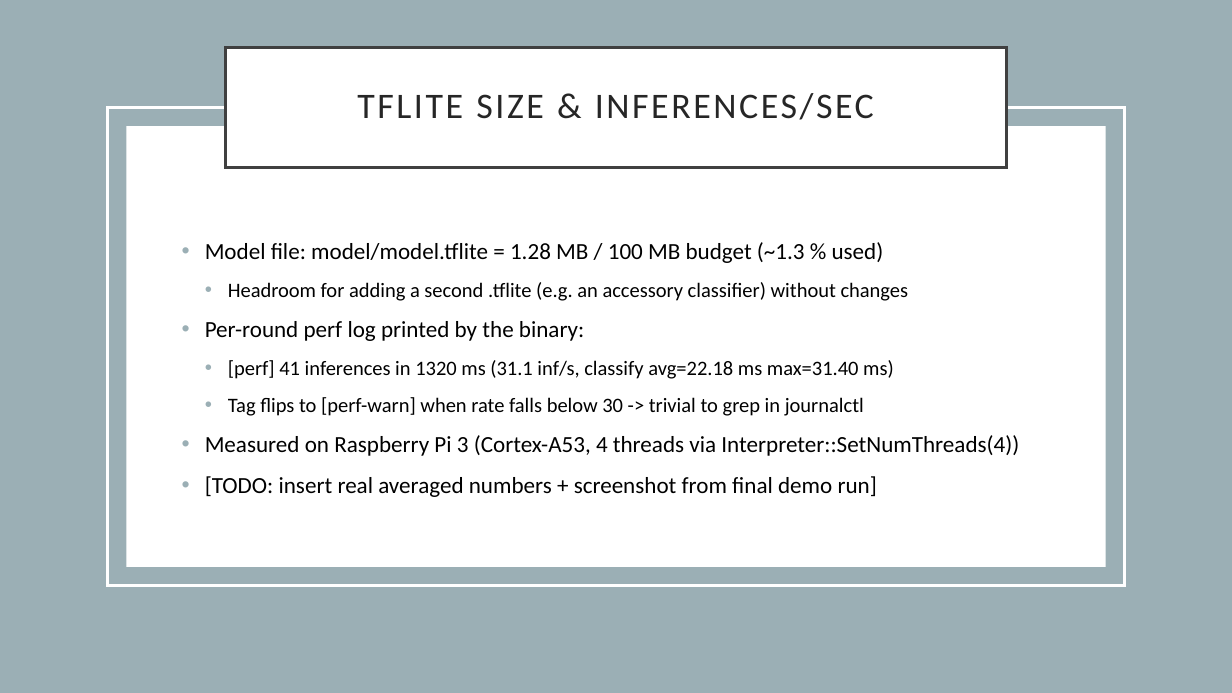
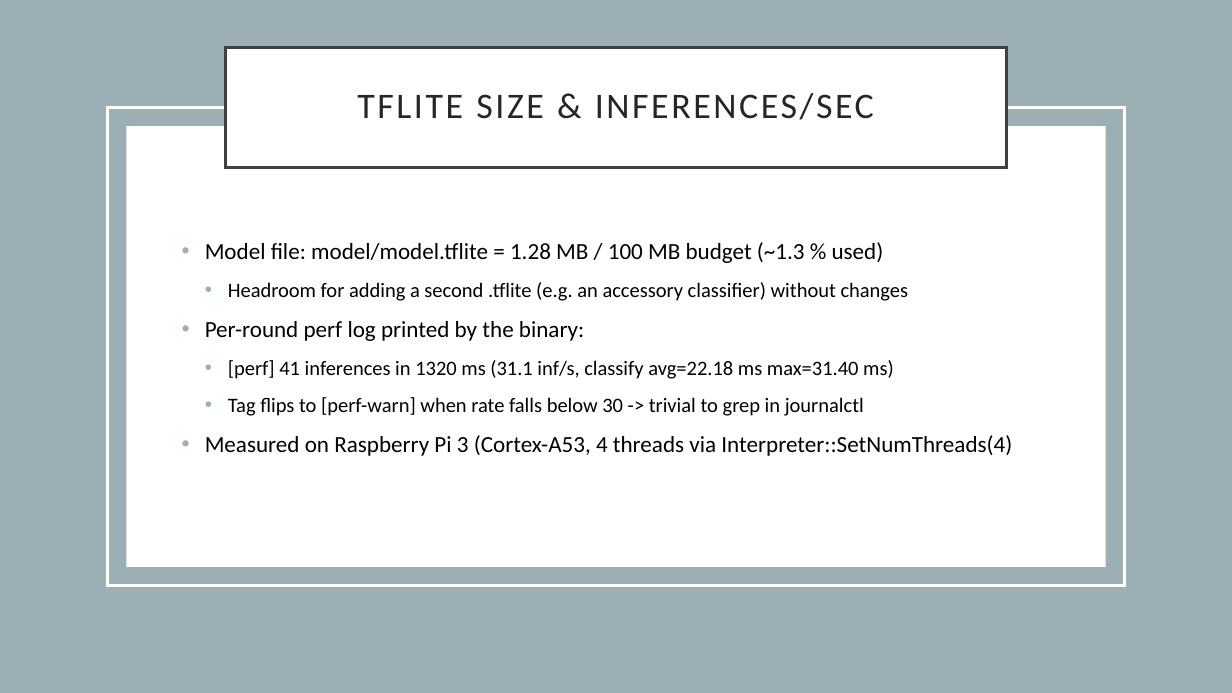
Before and after one commit to andreasranzmaier/EAI_Rock_Paper_Lose, a slide deck: slide 9 of presentation.pptx (slide 8 before the commit). Drawn at 1232x693 pixels with LibreOffice and Linux fonts; fonts in the diff are those of the drawing. Boxes give left, top, right and bottom in pixels: in the first picture for what was removed or moved away, otherwise in the second. Text is boxed around its words. In the diff, an @@ line names an element or a change of style, - is before the commit and + after.

```diff
--- a/presentation.pptx
+++ b/presentation.pptx
@@ text at (205,435,1012,456): text changed @@
-• Measured on Raspberry Pi 3 (Cortex-A53, 4 threads via Interpreter::SetNumThreads(4))
-• [TODO: insert real averaged numbers + screenshot from final demo run]
+• Measured on Raspberry Pi 3 (Cortex-A53, 4 threads via Interpreter::SetNumThreads(4)
```
Also in this commit, not shown: 6 other slides changed, 1 slide added, 1 other file.
